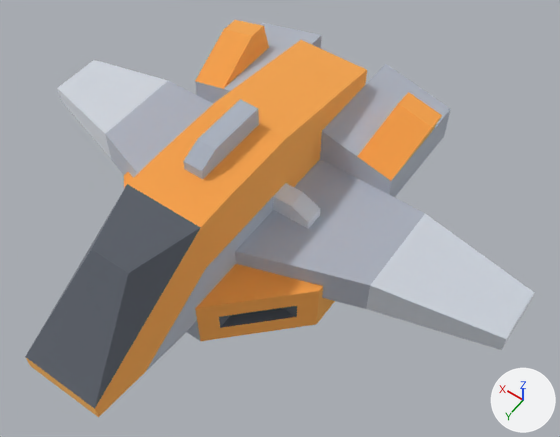
Two versions of the glTF model packs/space-kit/craft-speederd.glb, one commit apart.
Both versions are drawn from a 50 mm camera at (0.43, 0.26, 3.3) aimed at (1.75, -1.59, 0.39). The lights are fixed; the arrows at lower right show +X, +Y and +Z. The first picture is the older version. Where no turn or scale is listed for an object, it has been applied to the vertices.

In view in the first picture: 'craft_speederD'.
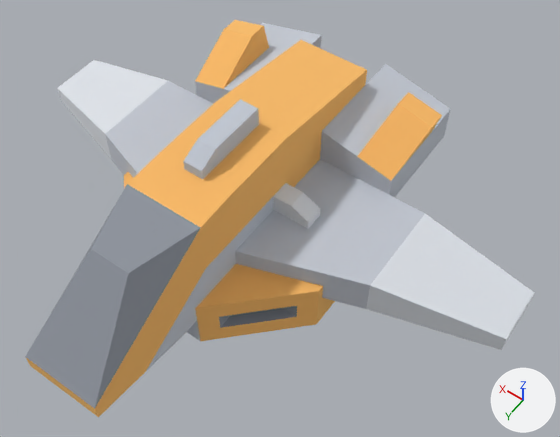
What changed in the scene script:
```text
Change mat_metal:
    mat_metal.metallic: 1.0 -> 0.5
Change mat_metaldark:
    mat_metaldark.metallic: 1.0 -> 0.5
Change mat_dark:
    mat_dark.metallic: 1.0 -> 0.0
Change mat_metalred:
    mat_metalred.metallic: 1.0 -> 0.5
Remove ob_tmpparent:
    ob_tmpparent = bpy.data.objects.new('tmpParent', None)
    ob_tmpparent.location = (0.0, 0.0, 0.0)
```

What differs and where, as boxes (x1, y1, x2, y2) in the pictures (560 x 437 px):
'craft_speederD', surface changed: (25, 20, 534, 417) in both
